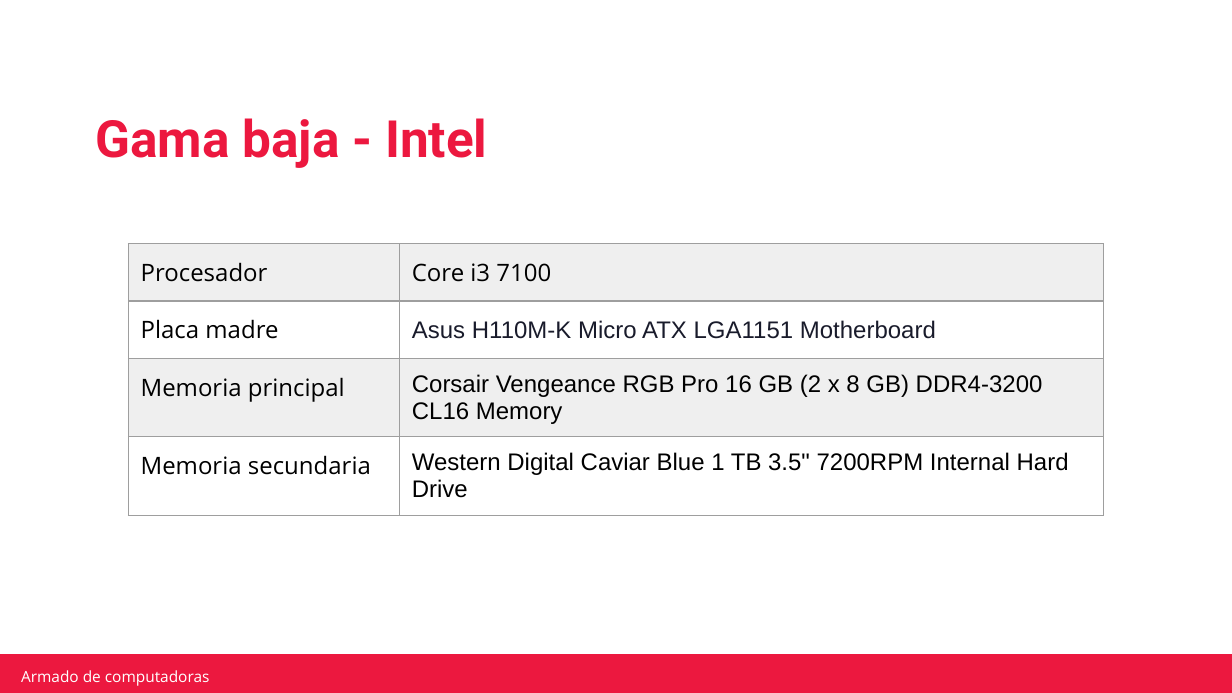
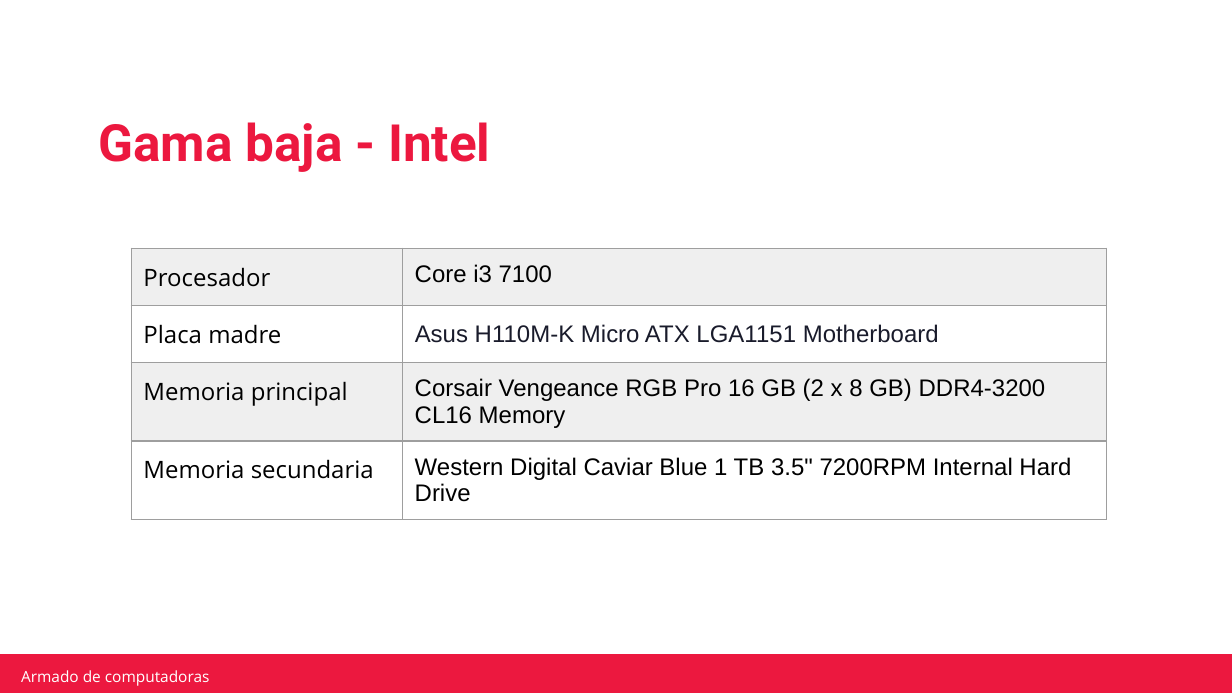
Before and after one commit to DigitalHouse-II/Mochila-C2, a slide deck: slide 10 of Entrega1/Entrega-1_Pizarro_Maria.pptx. Drawn at 1232x693 pixels with LibreOffice and Linux fonts; fonts in the diff are those of the drawing; background and template pictures are left out. Boxes give left, top, right and bottom in pixels: in the first picture for what was removed or moved away, otherwise in the second. Text is boxed around its words. In the diff, an @@ line names an element or a change of style, - is before the commit and + after.

```diff
--- a/Entrega1/Entrega-1_Pizarro_Maria.pptx
+++ b/Entrega1/Entrega-1_Pizarro_Maria.pptx
@@ text "Gama baja - Intel": place and size @@
-text "Gama baja - Intel" at bbox=[96, 118, 487, 168]
+text "Gama baja - Intel" at bbox=[98, 122, 490, 172]
@@ table at bbox=[131, 248, 1105, 519] @@
@@ font Open Sans to Arial in "Core i3 7100" @@
@@ table: place and size @@
-table at bbox=[128, 244, 1103, 515]
+table at bbox=[131, 248, 1105, 519]
```
Also in this commit, not shown: 8 other slides changed.
